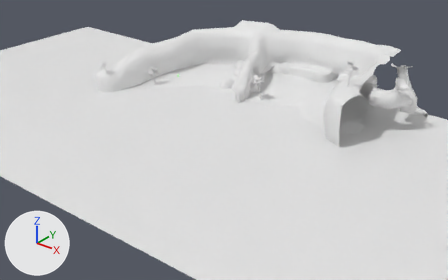
The Blender file media/levels/cove/cove.blend as it was, and as the next commit left it.
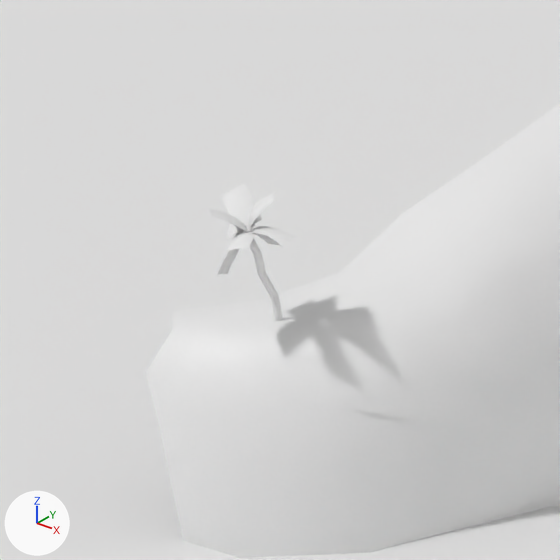
The first picture shows the older version from a camera (50 mm lens) standing at (261.0, -290.0, 142.0) and looking at (59.0, -38.0, -14.0). The close-ups show both versions on the part from 18% to 29% of the width and 16% to 33% of the height of that picture; other places that the commit changed are outside them. The axes (+X, +Y, +Z) are drawn at lower left. The lights are the same throughout.

Objects in the first close-up: 'Cliff', 'Plane.001', 'palmtree.004'.
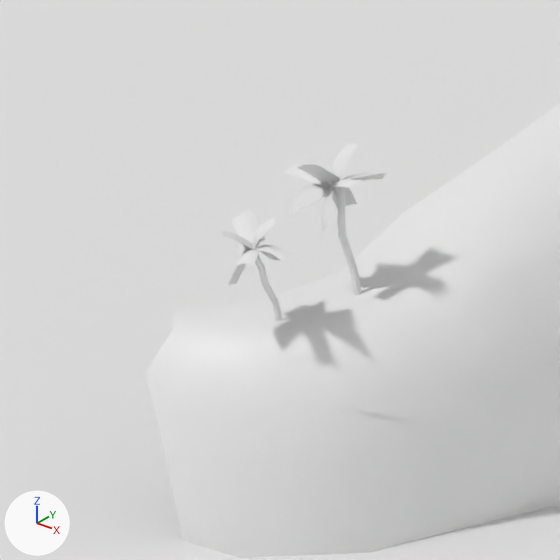
Changed parts and their boxes [x1, y1, x2, y2] in the close-ups (560 x 560 px):
'palmtree.004', rescaled (16% narrower, 18% shorter)
    before: [209, 184, 297, 321]
    after: [221, 209, 295, 321]
'palmtree.005', added
    after: [285, 143, 387, 295]

The edits, one by one:
Object 'palmtree.004' (ob_palmtree_004) is rescaled from (0.727, 0.725, 0.63) to (0.606, 0.604, 0.525).
Object 'palmtree.005' (ob_palmtree_005) is new.
Its location is (-24.47, -44.84, 11.46).
Its rotation in degrees is (6.9, -15, -14).
Its scale is (0.71, 0.708, 0.615).
Its show instancer for render is False.
Its instance type is 'COLLECTION'.
Its instance collection is col_palmtree.
